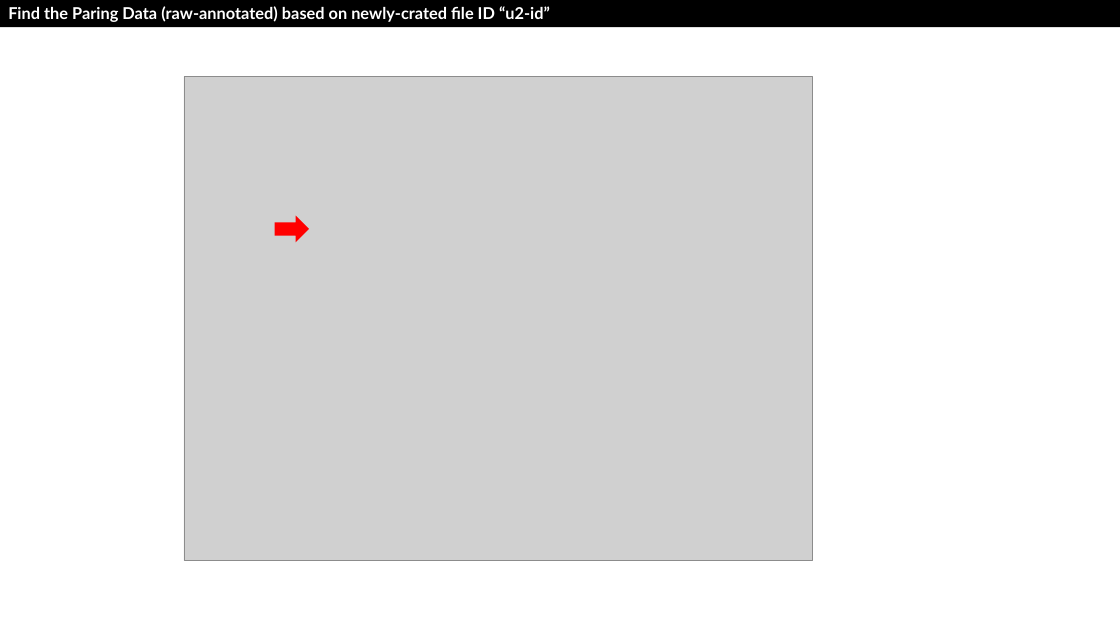
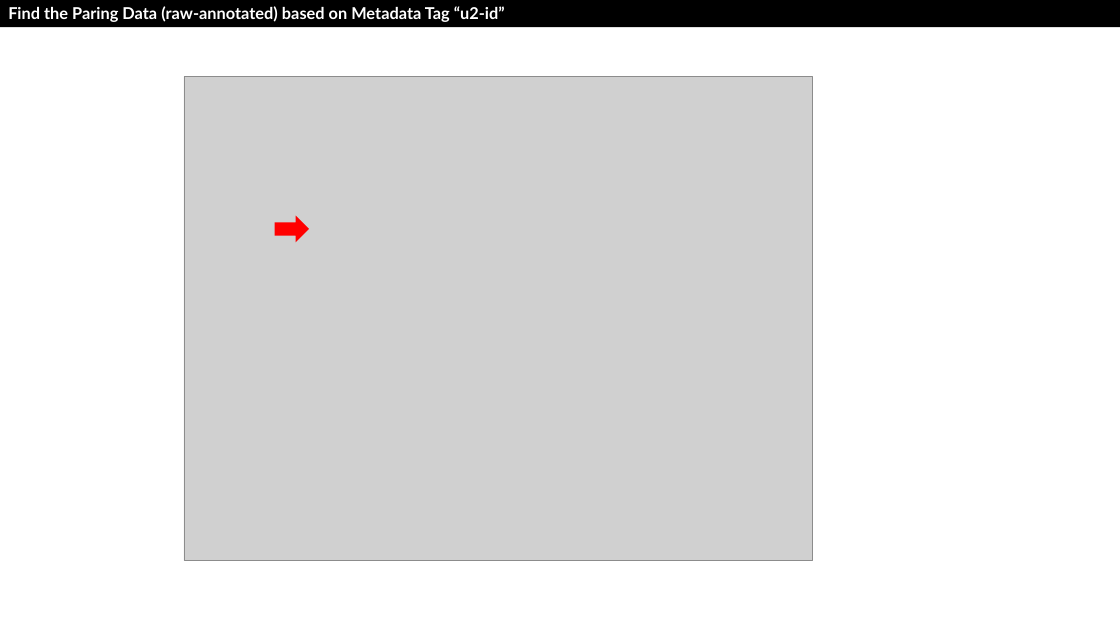
Before and after one commit to drfranknlee/udc-for-image-analytics, a slide deck: slide 13 of scenario2/recording/T101389-Scenario2-v20210921.pptx. Drawn at 1120x630 pixels with LibreOffice and Linux fonts; fonts in the diff are those of the drawing; grey boxes stand for pictures. Boxes give left, top, right and bottom in pixels: in the first picture for what was removed or moved away, otherwise in the second. Text is boxed around its words. In the diff, an @@ line names an element or a change of style, - is before the commit and + after.

```diff
--- a/scenario2/recording/T101389-Scenario2-v20210921.pptx
+++ b/scenario2/recording/T101389-Scenario2-v20210921.pptx
@@ text in rectangle at <box>8,6,505,22</box>: text changed @@
-Find the Paring Data (raw-annotated) based on newly-crated file ID “u2-id”
+Find the Paring Data (raw-annotated) based on Metadata Tag “u2-id”
```
Also in this commit, not shown: 11 other slides changed, 16 other files.
